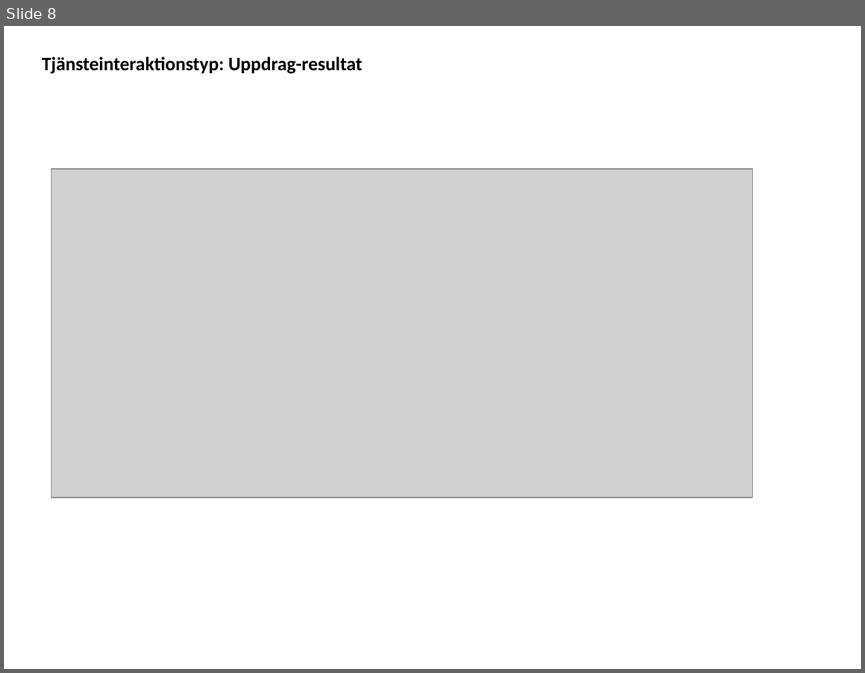
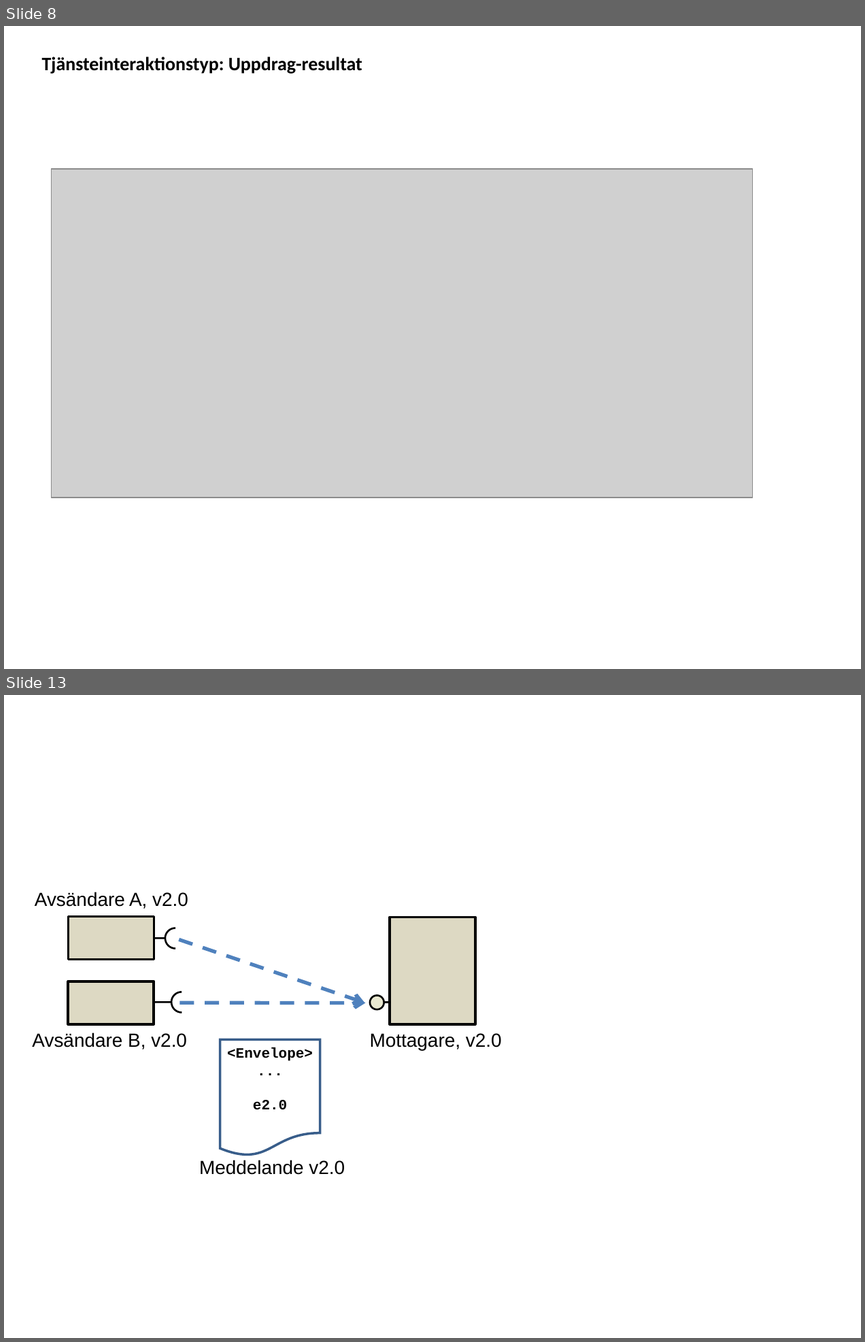
Before and after one commit to admstar/rivta, a slide deck: site/www/images/RIV-förvaltning, Illustrationer.ppt. Shown one above the other, each under a label of ours: slide 8 before the commit, slides 8 and 13 after it; the slides between them are not shown. The pictures are 865x673 and 865x1342 pixels, drawn with LibreOffice and Linux fonts; fonts in the diff are those of the drawing; grey boxes stand for pictures. Boxes give left, top, right and bottom in pixels: in the first picture for what was removed or moved away, otherwise in the second. Text is boxed around its words. In the diff, an @@ line names an element or a change of style, - is before the commit and + after.

```diff
--- a/site/www/images/RIV-förvaltning, Illustrationer.ppt
+++ b/site/www/images/RIV-förvaltning, Illustrationer.ppt
@@ slide 13 added at bbox=[4, 695, 861, 1338], background #FFFFFF @@
@@ text added at bbox=[35, 892, 188, 909], 16 pt, text #000000 @@
+Avsändare A, v2.0
@@ rectangle added at bbox=[68, 916, 154, 959], fill #DDD9C3, outline #000000 2.01 pt @@
@@ rectangle added at bbox=[390, 917, 475, 1024], fill #DDD9C3, outline #000000 2.01 pt @@
@@ line added from (166, 938) to (139, 938), #000000 1.5 pt @@
@@ freeform shape added at bbox=[165, 928, 175, 938], outline #000000 1.5 pt @@
@@ freeform shape added at bbox=[165, 938, 175, 949], outline #000000 1.5 pt @@
@@ arrow added from (179, 939) to (364, 1002), #4F81BD 3 pt dashed @@
@@ rectangle added at bbox=[68, 981, 154, 1024], fill #DDD9C3, outline #000000 2.01 pt @@
@@ freeform shape added at bbox=[171, 991, 181, 1002], outline #000000 1.5 pt @@
@@ ellipse added at bbox=[370, 995, 383, 1008], fill #E9E8D0, outline #000000 1.5 pt @@
@@ line added from (172, 1002) to (145, 1002), #000000 1.5 pt @@
@@ freeform shape added at bbox=[171, 1002, 181, 1012], outline #000000 1.5 pt @@
@@ arrow added from (179, 1002) to (366, 1002), #4F81BD 3 pt dashed @@
@@ line added from (415, 1002) to (383, 1002), #000000 1.5 pt @@
@@ text added at bbox=[32, 1032, 187, 1049], 16 pt, text #000000 @@
+Avsändare B, v2.0
@@ flow chart document added at bbox=[220, 1040, 320, 1156], fill #FFFFFF, outline #385D8A 2.01 pt @@
@@ text added at bbox=[370, 1033, 502, 1050], 16 pt, text #000000 @@
+Mottagare, v2.0
@@ text added at bbox=[227, 1047, 313, 1110], 12 pt, text #000000, bold @@
+<Envelope>
+...
+e2.0
@@ text added at bbox=[199, 1159, 345, 1174], 16 pt, text #000000 @@
+Meddelande v2.0
```
Also in this commit, not shown: 3 slides changed, 3 other slides added, 11 other files.
